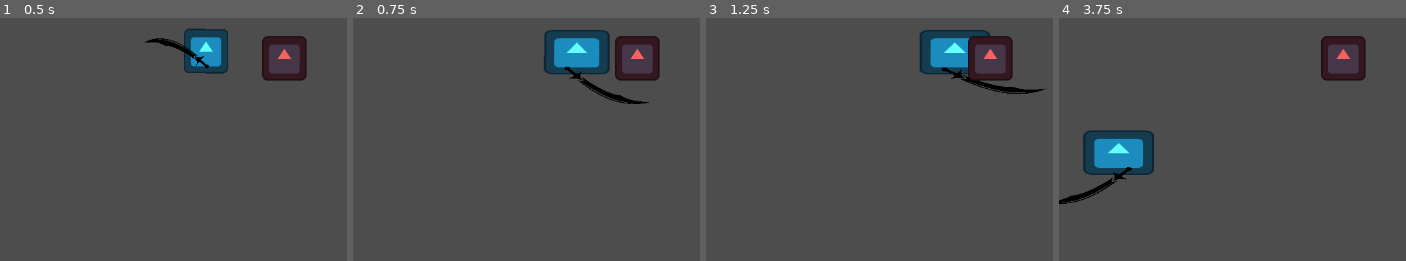
Above: before the commit, frames 1-4 (left to right).
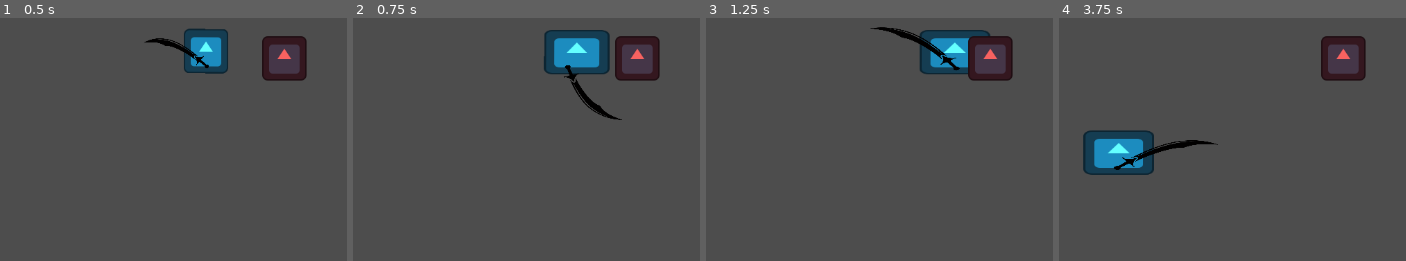
Above: after the commit, the same moments.

Repository: shafayatb/basic-2d-top-down-example
Game: Godot game, scene res://playground.tscn
Two runs of this game, one before a commit and one after it. Both use one fixed random seed, a clock stepped at 60 frames per second and the inputs below. The project has no main scene, so this scene is started directly. The engine's default icon, where the game draws it, is replaced by a stand-in: a white triangle on a blue panel in a dark square.
Inputs (mouse positions are in pixels of both pictures, inside the frame that each line leads up to):
- Up to frame 1 (0.5 s): no input
- Up to frame 2 (0.75 s): tap Enter at 0.5 s; move the mouse to (outside the picture) at 0.52 s; press the mouse at (outside the picture) at 0.53 s; hold Right (ui_right) from 0.53 s (still down)
- Up to frame 3 (1.25 s): keep holding Right (ui_right)
- Up to frame 4 (3.75 s): move the mouse to (1298, 197) at 1.27 s; release Right (ui_right) at 1.28 s; release the mouse at (1298, 197) at 1.28 s; hold Down (ui_down) 1.28-2.03 s; click (1298, 197) at 1.35 s; move the mouse to (outside the picture) at 2.02 s; press the mouse at (outside the picture) at 2.03 s; hold Right (ui_right) 2.03-2.78 s; tap Ctrl (Dash) at 2.1 s; move the mouse to (outside the picture) at 2.77 s; release the mouse at (outside the picture) at 2.78 s; hold Up (ui_up) 2.78-3.53 s; click (outside the picture) at 2.85 s; move the mouse to (outside the picture) at 3.52 s; press the mouse at (outside the picture) at 3.53 s; hold Left (ui_left) from 3.53 s (still down)

Frame 1 is identical in both runs. In frame 2, 1.0% of the frame differs, in the area x 60-86%, y 19-42%; in frame 3, 1.3%, in the area x 47-98%, y 3-32%; in frame 4, 1.2%.
Error before the commit: Trying to assign value of type 'Node' to a variable of type 'CharacterBody2D'. (res://weapons/sword.gd:16)
Error after the commit: Trying to assign value of type 'Node' to a variable of type 'CharacterBody2D'. (res://weapons/sword.gd:15)

Commit message:
7f. Set speed scale to animation tree

Diff:
--- a/weapons/states/sword_attack.gd
+++ b/weapons/states/sword_attack.gd
@@ -13,6 +13,8 @@
 	weapon = state_machine.get_parent()
 	if not weapon.animation_tree.is_connected("animation_finished", on_animation_finished):
 		weapon.animation_tree.connect("animation_finished", on_animation_finished)
+	var slash_anim_length = weapon.animation_player.get_animation("slash").length
+	weapon.animation_tree.set("parameters/TimeScale/scale", slash_anim_length / slash_time)
 	weapon.playback.travel("Slash")
 
 func exit():
@@ -22,6 +24,8 @@
 func on_animation_finished(anim_name: StringName):
 	print(anim_name)
 	if anim_name == "slash":
+		var slash_anim_length = weapon.animation_player.get_animation("sword_return").length
+		weapon.animation_tree.set("parameters/TimeScale/scale", slash_anim_length / sword_return_time)
 		weapon.playback.travel("SwordReturn")
 	elif anim_name == "sword_return":
 		print("changing to sword idle")
--- /dev/null
+++ b/weapons/states/weapon_animation_state_machine.tres
@@ -0,0 +1,28 @@
+[gd_resource type="AnimationNodeStateMachine" load_steps=8 format=3 uid="uid://b2jdi3wqteunp"]
+
+[sub_resource type="AnimationNodeAnimation" id="AnimationNodeAnimation_oivwf"]
+animation = &"RESET"
+
+[sub_resource type="AnimationNodeAnimation" id="AnimationNodeAnimation_nisn2"]
+animation = &"slash"
+
+[sub_resource type="AnimationNodeAnimation" id="AnimationNodeAnimation_5ogyc"]
+animation = &"sword_return"
+
+[sub_resource type="AnimationNodeStateMachineTransition" id="AnimationNodeStateMachineTransition_m4avp"]
+advance_mode = 2
+
+[sub_resource type="AnimationNodeStateMachineTransition" id="AnimationNodeStateMachineTransition_61ffb"]
+
+[sub_resource type="AnimationNodeStateMachineTransition" id="AnimationNodeStateMachineTransition_8ssqk"]
+
+[sub_resource type="AnimationNodeStateMachineTransition" id="AnimationNodeStateMachineTransition_ieqn5"]
+
+[resource]
+states/Idle/node = SubResource("AnimationNodeAnimation_oivwf")
+states/Idle/position = Vector2(351, 59)
+states/Slash/node = SubResource("AnimationNodeAnimation_nisn2")
+states/Slash/position = Vector2(449, 181)
+states/SwordReturn/node = SubResource("AnimationNodeAnimation_5ogyc")
+states/SwordReturn/position = Vector2(624, 72)
+transitions = ["Start", "Idle", SubResource("AnimationNodeStateMachineTransition_m4avp"), "Idle", "Slash", SubResource("AnimationNodeStateMachineTransition_61ffb"), "Slash", "SwordReturn", SubResource("AnimationNodeStateMachineTransition_8ssqk"), "SwordReturn", "Idle", SubResource("AnimationNodeStateMachineTransition_ieqn5")]
--- a/weapons/sword.gd
+++ b/weapons/sword.gd
@@ -3,9 +3,8 @@
 @onready var animation_player: AnimationPlayer = $AnimationPlayer
 @onready var animation_tree: AnimationTree = $AnimationTree
 @onready var playback: AnimationNodeStateMachinePlayback = \
-	animation_tree.get("parameters/playback")
-
-var can_slash: bool = true
+	animation_tree.get("parameters/WeaponStates/playback")
+@onready var sword_attack: SwordAttack = $StateMachine/SwordAttack
 
 @export var weapon_damage: float = 1.0
 
@@ -15,13 +14,6 @@
 func _ready() -> void:
 	player = get_tree().root.get_child(0)
 	animation_tree.active = true
-	#animation_player.connect("animation_finished", on_animation_finished)
-
-#func _input(event: InputEvent) -> void:
-	#if event.is_action_pressed("Attack") and can_slash:
-		#animation_player.speed_scale = animation_player.get_animation("slash").length / slash_time
-		#animation_player.play("slash")
-		#can_slash = false
 
 func spawn_slash():
 	var sword_slash = sword_slash_preload.instantiate()
@@ -30,13 +22,7 @@
 	if player.input_direction.x == -1:
 		sword_slash.scale = Vector2(1.0,-1.0)
 	sword_slash.global_position = player.global_position
-	#sword_slash.get_node("AnimationPlayer").speed_scale = sword_slash.get_node("AnimationPlayer").get_animation("show_slash").length / slash_time
+	sword_slash.get_node("AnimationPlayer").speed_scale = \
+		sword_slash.get_node("AnimationPlayer").get_animation("show_slash").length / sword_attack.slash_time
 	sword_slash.weapon_damage = weapon_damage
 	get_tree().root.add_child(sword_slash)
-
-#func on_animation_finished(anim_name: StringName):
-	#if anim_name == "slash":
-		#animation_player.speed_scale = animation_player.get_animation("sword_return").length / sword_return_time
-		#animation_player.play("sword_return")
-	#else:
-		#can_slash = true
--- a/weapons/sword.tscn
+++ b/weapons/sword.tscn
@@ -1,8 +1,9 @@
-[gd_scene load_steps=18 format=3 uid="uid://cechlsw0a43lt"]
+[gd_scene load_steps=13 format=3 uid="uid://cechlsw0a43lt"]
 
 [ext_resource type="Texture2D" uid="uid://cbb7c22j8pybc" path="res://assets/schimter.png" id="1_iuva7"]
 [ext_resource type="Script" uid="uid://dlw7itprk41pp" path="res://weapons/sword.gd" id="1_oivwf"]
 [ext_resource type="Script" uid="uid://c862gema2tgoo" path="res://node_state_machine/state_machine.gd" id="3_5ogyc"]
+[ext_resource type="AnimationNodeStateMachine" uid="uid://b2jdi3wqteunp" path="res://weapons/states/weapon_animation_state_machine.tres" id="3_61ffb"]
 [ext_resource type="Script" uid="uid://bgc65lp8qhouh" path="res://weapons/states/sword_idle.gd" id="4_61ffb"]
 [ext_resource type="Script" uid="uid://caci7psd724x5" path="res://weapons/states/sword_attack.gd" id="4_m4avp"]
 
@@ -112,32 +113,16 @@
 &"sword_return": SubResource("Animation_nisn2")
 }
 
-[sub_resource type="AnimationNodeAnimation" id="AnimationNodeAnimation_oivwf"]
-animation = &"RESET"
+[sub_resource type="AnimationNodeTimeScale" id="AnimationNodeTimeScale_61ffb"]
 
-[sub_resource type="AnimationNodeAnimation" id="AnimationNodeAnimation_nisn2"]
-animation = &"slash"
-
-[sub_resource type="AnimationNodeAnimation" id="AnimationNodeAnimation_5ogyc"]
-animation = &"sword_return"
-
-[sub_resource type="AnimationNodeStateMachineTransition" id="AnimationNodeStateMachineTransition_m4avp"]
-advance_mode = 2
-
-[sub_resource type="AnimationNodeStateMachineTransition" id="AnimationNodeStateMachineTransition_61ffb"]
-
-[sub_resource type="AnimationNodeStateMachineTransition" id="AnimationNodeStateMachineTransition_8ssqk"]
-
-[sub_resource type="AnimationNodeStateMachineTransition" id="AnimationNodeStateMachineTransition_ieqn5"]
-
-[sub_resource type="AnimationNodeStateMachine" id="AnimationNodeStateMachine_nx8aw"]
-states/Idle/node = SubResource("AnimationNodeAnimation_oivwf")
-states/Idle/position = Vector2(351, 59)
-states/Slash/node = SubResource("AnimationNodeAnimation_nisn2")
-states/Slash/position = Vector2(449, 181)
-states/SwordReturn/node = SubResource("AnimationNodeAnimation_5ogyc")
-states/SwordReturn/position = Vector2(624, 72)
-transitions = ["Start", "Idle", SubResource("AnimationNodeStateMachineTransition_m4avp"), "Idle", "Slash", SubResource("AnimationNodeStateMachineTransition_61ffb"), "Slash", "SwordReturn", SubResource("AnimationNodeStateMachineTransition_8ssqk"), "SwordReturn", "Idle", SubResource("AnimationNodeStateMachineTransition_ieqn5")]
+[sub_resource type="AnimationNodeBlendTree" id="AnimationNodeBlendTree_8ssqk"]
+graph_offset = Vector2(-395.9926, 48.120407)
+nodes/output/position = Vector2(540, 200)
+nodes/WeaponStates/node = ExtResource("3_61ffb")
+nodes/WeaponStates/position = Vector2(-95.07724, 163.75403)
+nodes/TimeScale/node = SubResource("AnimationNodeTimeScale_61ffb")
+nodes/TimeScale/position = Vector2(249.8032, 141.9382)
+node_connections = [&"output", 0, &"TimeScale", &"TimeScale", 0, &"WeaponStates"]
 
 [node name="Sword" type="Node2D"]
 script = ExtResource("1_oivwf")
@@ -156,8 +141,9 @@
 }
 
 [node name="AnimationTree" type="AnimationTree" parent="."]
-tree_root = SubResource("AnimationNodeStateMachine_nx8aw")
+tree_root = SubResource("AnimationNodeBlendTree_8ssqk")
 anim_player = NodePath("../AnimationPlayer")
+parameters/TimeScale/scale = 1.0
 
 [node name="StateMachine" type="Node" parent="." node_paths=PackedStringArray("initial_state")]
 script = ExtResource("3_5ogyc")
